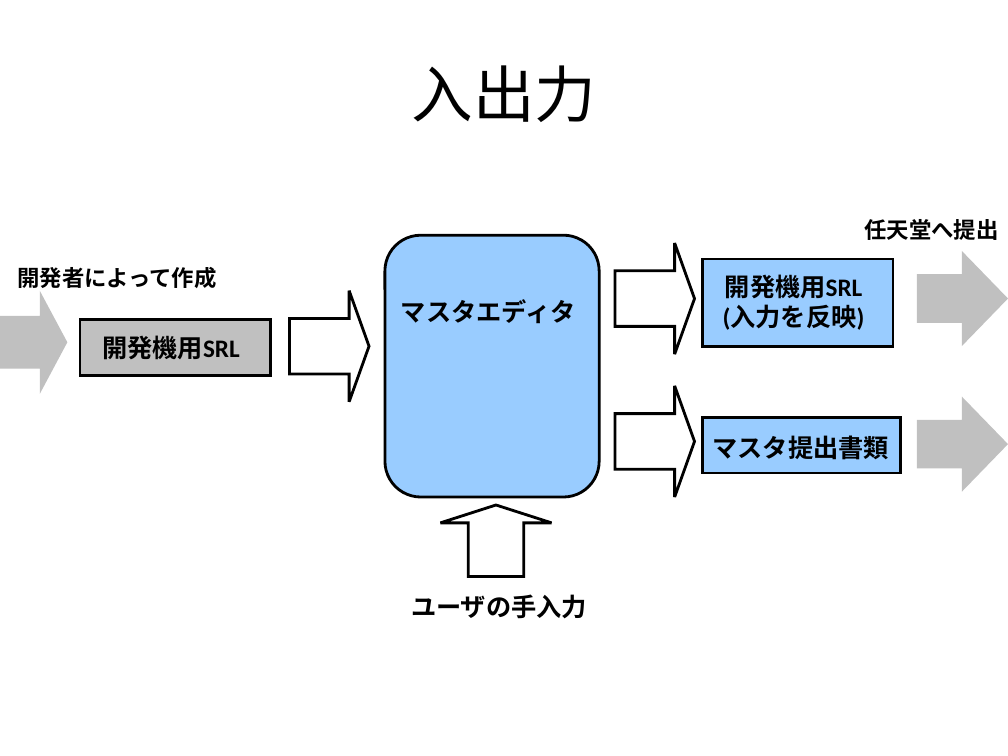
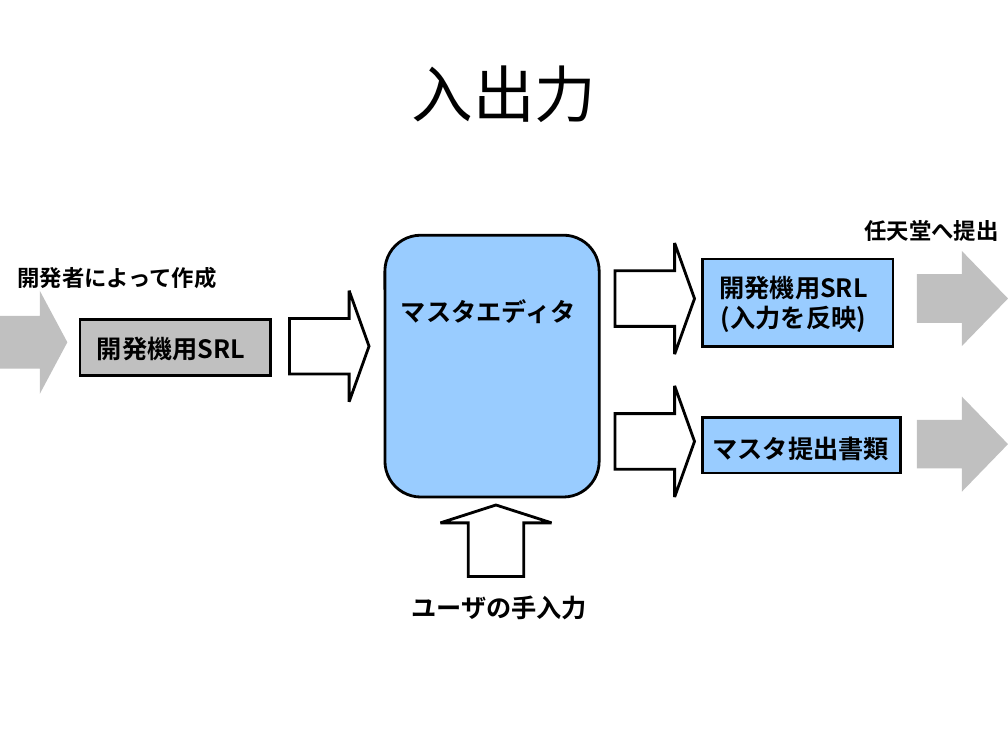
Before and after one commit to rvtr/TwlIPL, a slide deck: slide 4 of docs/マスタエディタ/マスタエディタ簡易仕様書.ppt. Drawn at 1008x756 pixels with LibreOffice and Linux fonts; fonts in the diff are those of the drawing. Boxes give left, top, right and bottom in pixels: in the first picture for what was removed or moved away, otherwise in the second. Text is boxed around its words. In the diff, an @@ line names an element or a change of style, - is before the commit and + after.

```diff
--- a/docs/マスタエディタ/マスタエディタ簡易仕様書.ppt
+++ b/docs/マスタエディタ/マスタエディタ簡易仕様書.ppt
@@ text "開発機用SRL" at box(719, 275, 867, 332): font Calibri to Noto Sans CJK JP @@
@@ text "開発機用SRL" at box(97, 336, 245, 361): font Calibri to Noto Sans CJK JP @@
```
Also in this commit, not shown: 3 other slides changed, 2 other files.
